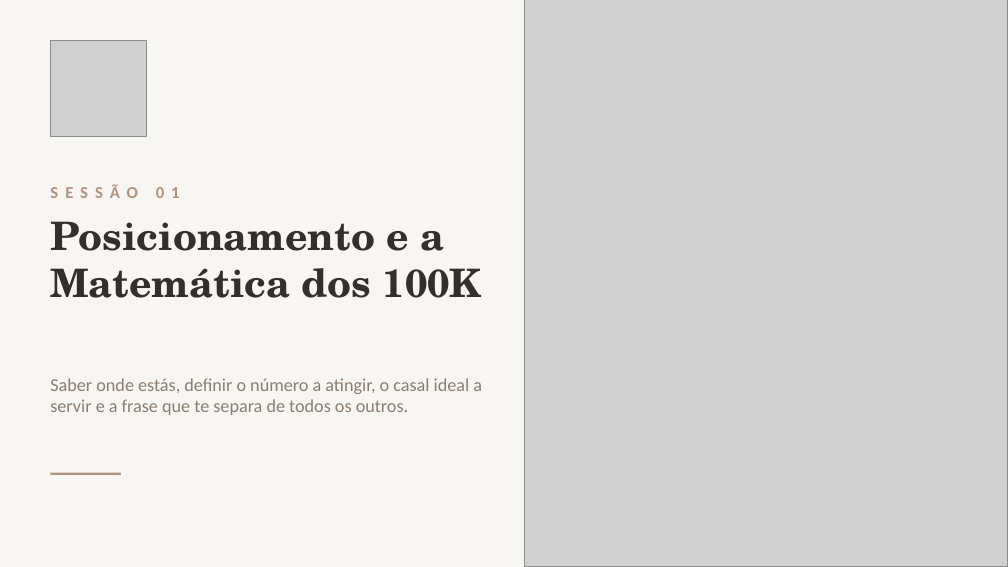
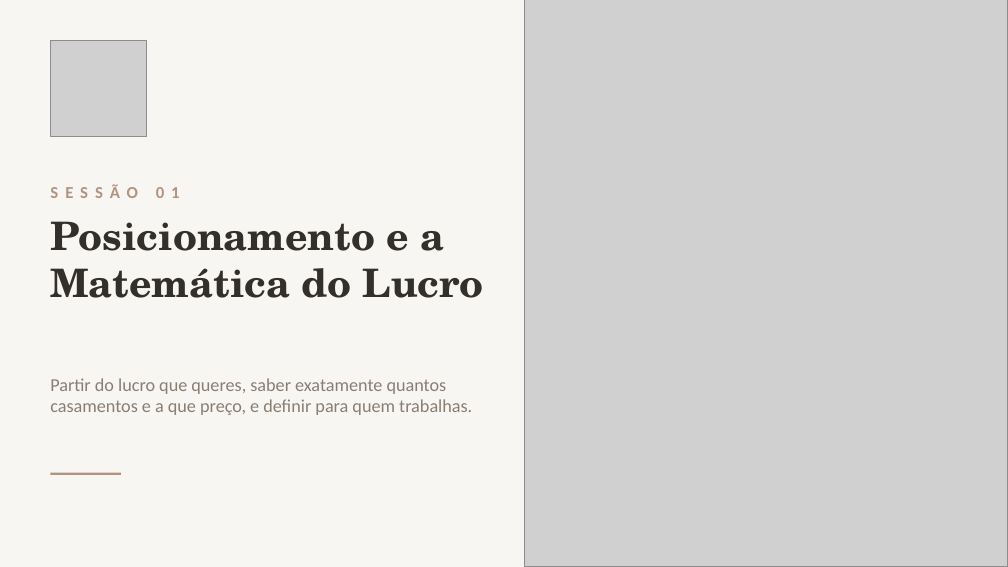
Before and after one commit to geralrlphoto/rl-menu, a slide deck: slide 1 of public/wedding-mentor-files/S1_Posicionamento.pptx. Drawn at 1008x567 pixels with LibreOffice and Linux fonts; fonts in the diff are those of the drawing; grey boxes stand for pictures. Boxes give left, top, right and bottom in pixels: in the first picture for what was removed or moved away, otherwise in the second. Text is boxed around its words. In the diff, an @@ line names an element or a change of style, - is before the commit and + after.

```diff
--- a/public/wedding-mentor-files/S1_Posicionamento.pptx
+++ b/public/wedding-mentor-files/S1_Posicionamento.pptx
@@ text at [50,221,484,298]: text changed @@
-Posicionamento e a Matemática dos 100K
+Posicionamento e a Matemática do Lucro
@@ text at [50,378,472,415]: text changed @@
-Saber onde estás, definir o número a atingir, o casal ideal a servir e a frase que te separa de todos os outros.
+Partir do lucro que queres, saber exatamente quantos casamentos e a que preço, e definir para quem trabalhas.
```
Also in this commit, not shown: 17 other slides changed, 8 slides added, 5 slides removed, 32 other files.
